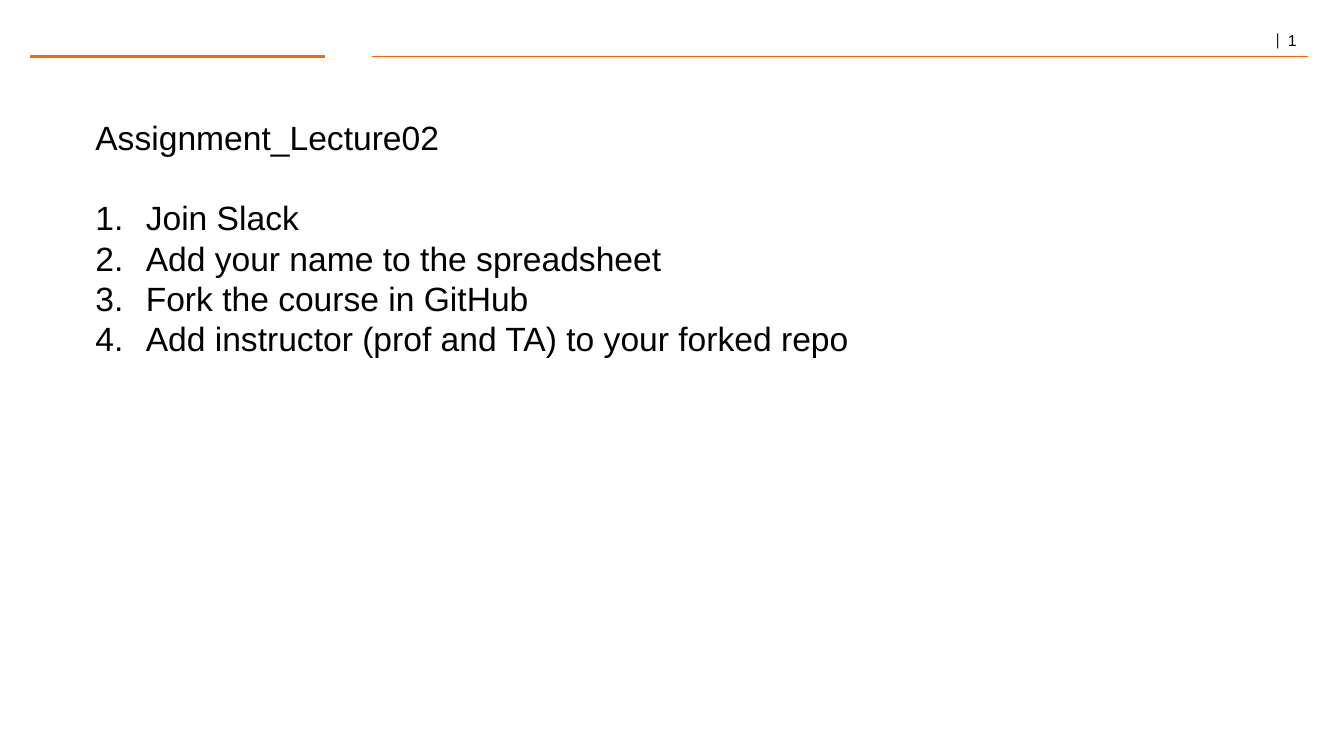
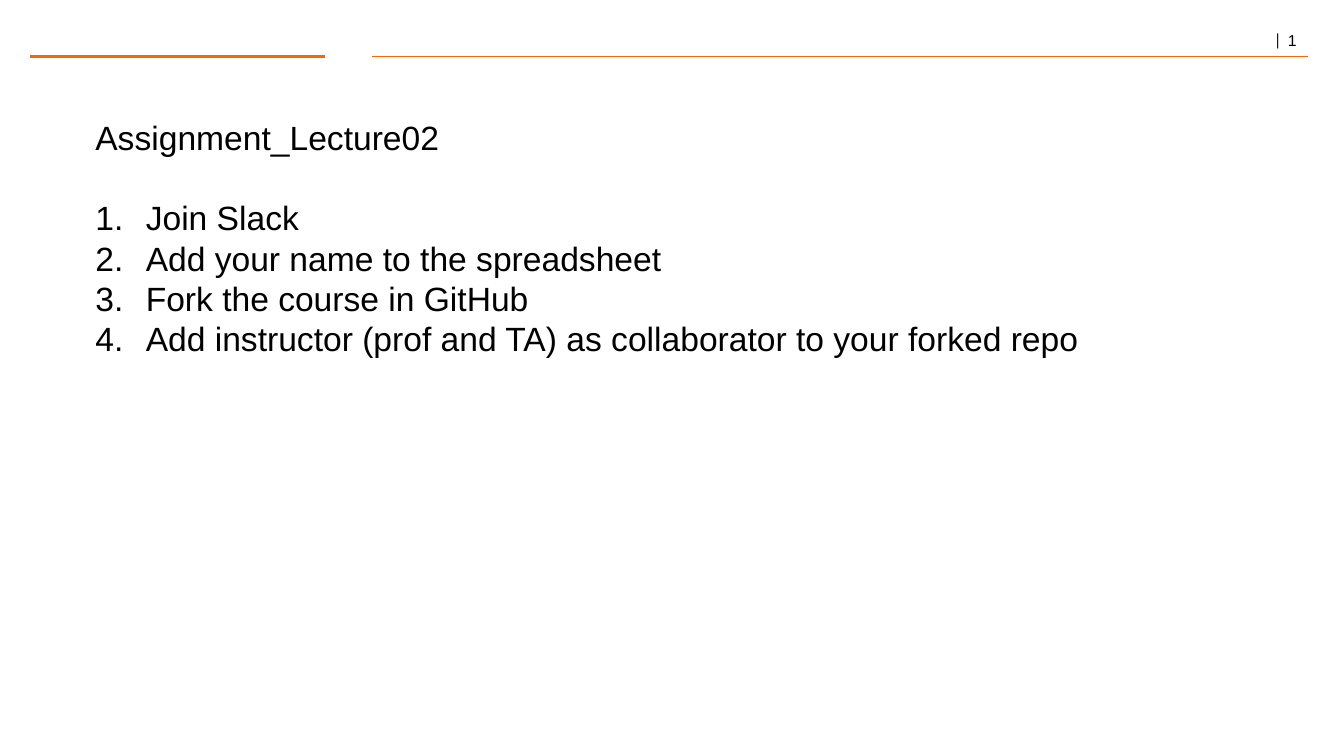
Before and after one commit to Dre1896/RIT-DSCI-633-FDS, a slide deck: slide 1 of Syllabus/Lecture02/Assignment_Lec02.pptx. Drawn at 1344x756 pixels with LibreOffice and Linux fonts; fonts in the diff are those of the drawing; background and template pictures are left out. Boxes give left, top, right and bottom in pixels: in the first picture for what was removed or moved away, otherwise in the second. Text is boxed around its words. In the diff, an @@ line names an element or a change of style, - is before the commit and + after.

```diff
--- a/Syllabus/Lecture02/Assignment_Lec02.pptx
+++ b/Syllabus/Lecture02/Assignment_Lec02.pptx
@@ text at (x1=146, y1=326, x2=1078, y2=358): text changed @@
-4. Add instructor (prof and TA) to your forked repo
+4. Add instructor (prof and TA) as collaborator to your forked repo
```
Also in this commit, not shown: 1 other file.
